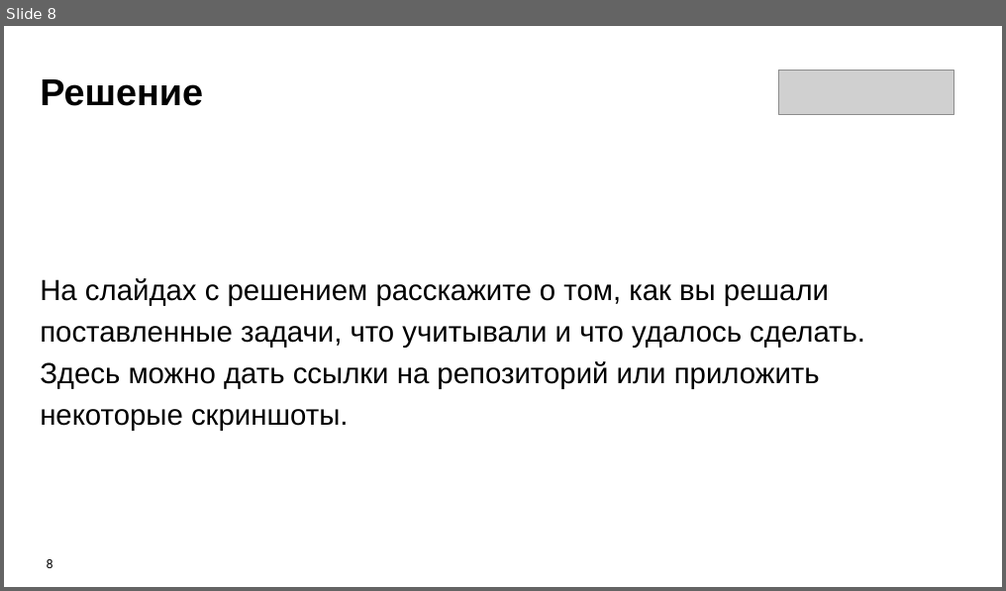
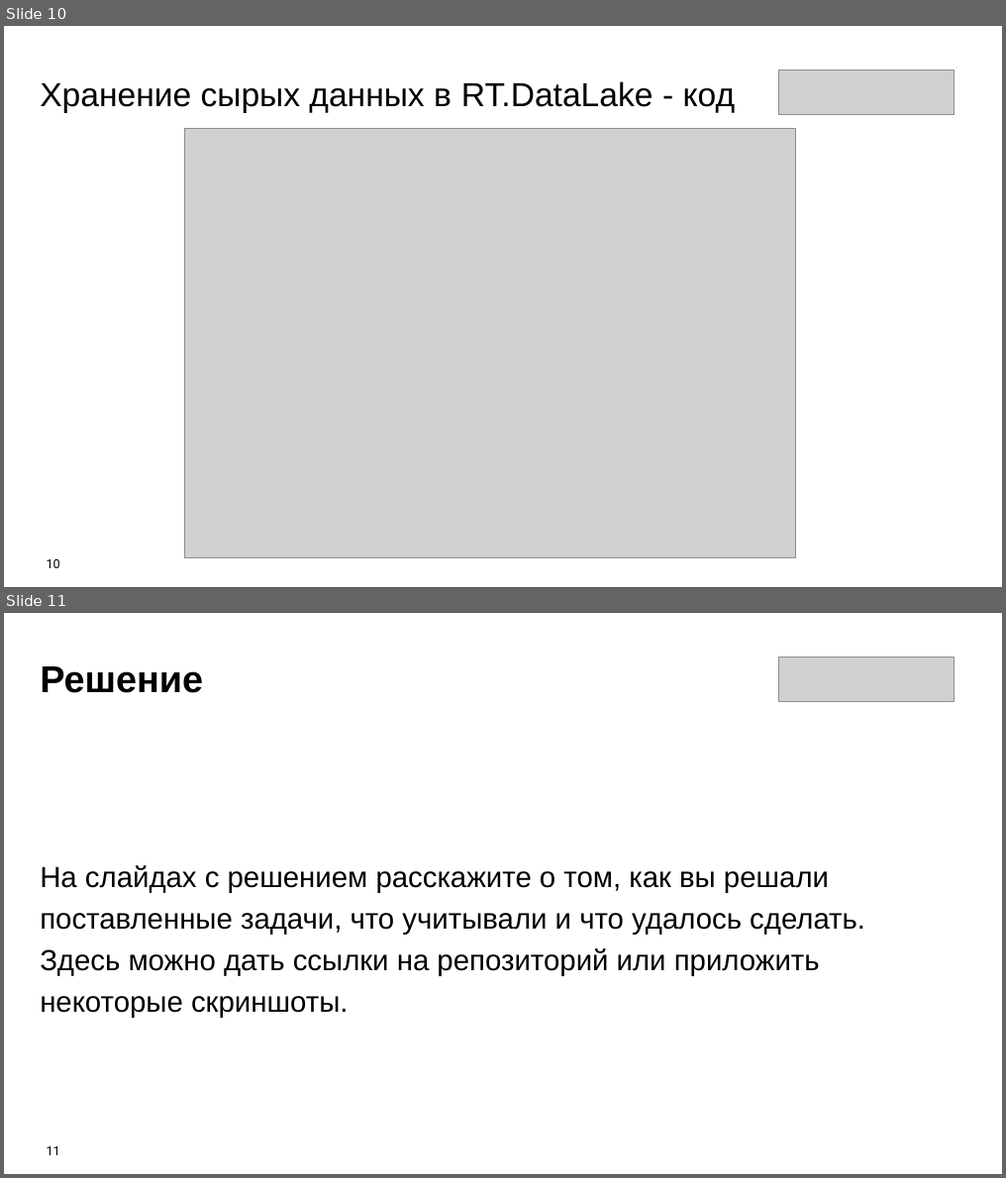
Before and after one commit to Olmeor/Data-engineer_Rostelecom_programming_school, a slide deck: Сertification/presentation.pptx. Shown one above the other, each under a label of ours: slide 8 before the commit, slides 10 and 11 after it. The pictures are 1006x591 and 1006x1178 pixels, drawn with LibreOffice and Linux fonts; fonts in the diff are those of the drawing; grey boxes stand for pictures. Boxes give left, top, right and bottom in pixels: in the first picture for what was removed or moved away, otherwise in the second. Text is boxed around its words. In the diff, an @@ line names an element or a change of style, - is before the commit and + after.

```diff
--- a/Сertification/presentation.pptx
+++ b/Сertification/presentation.pptx
@@ slide 10 added at [4, 26, 1002, 587], background #FFFFFF @@
@@ text added at [40, 81, 736, 113], 32 pt, text #000000 @@
+Хранение сырых данных в RT.DataLake - код
@@ picture added at [779, 70, 953, 114] @@
@@ picture added at [185, 129, 796, 559] @@
@@ page number added at [47, 560, 60, 569], 12 pt, text #000000 @@
+10
@@ what was slide 8 is now slide 11 @@
@@ page number at [47, 1147, 60, 1156]: text changed @@
-8
+11
```
Also in this commit, not shown: 2 slides changed, 2 other slides added.
